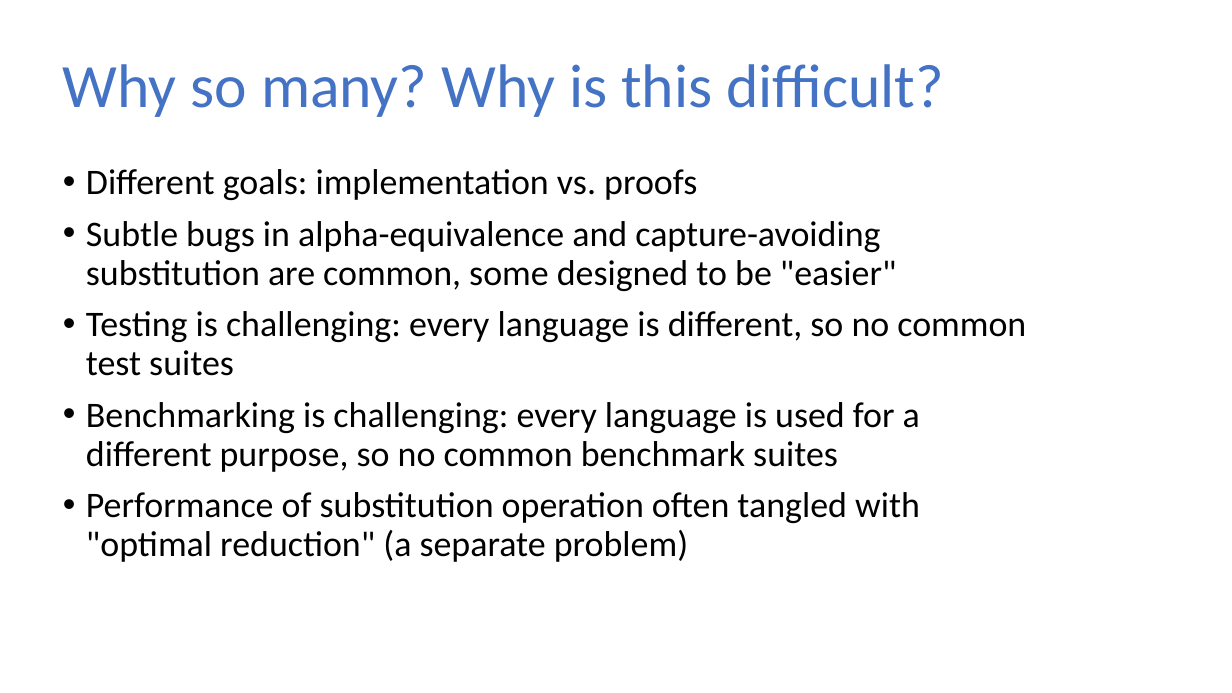
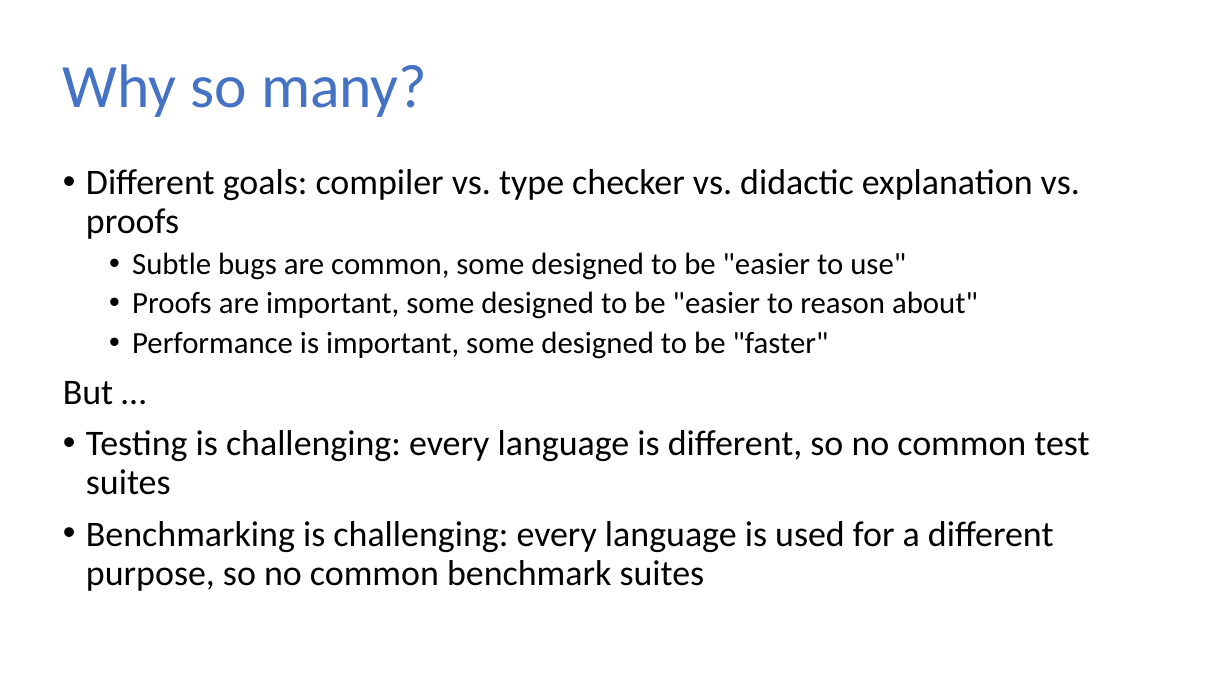
Before and after one commit to sweirich/lambda-n-ways, a slide deck: slide 6 of plclub-2021.pptx. Drawn at 1232x693 pixels with LibreOffice and Linux fonts; fonts in the diff are those of the drawing. Boxes give left, top, right and bottom in pixels: in the first picture for what was removed or moved away, otherwise in the second. Text is boxed around its words. In the diff, an @@ line names an element or a change of style, - is before the commit and + after.

Commit message:
talk

```diff
--- a/plclub-2021.pptx
+++ b/plclub-2021.pptx
@@ title at (63, 64, 427, 117): text changed @@
-Why so many? Why is this difficult?
+Why so many?
@@ text at (63, 169, 1080, 405): text changed; size 21 to 18 pt @@
-• Different goals: implementation vs. proofs
-• Subtle bugs in alpha-equivalence and capture-avoiding substitution are common, some designed to be "easier"
+• Different goals: compiler vs. type checker vs. didactic explanation vs. proofs
+  • Subtle bugs are common, some designed to be "easier to use"
+  • Proofs are important, some designed to be "easier to reason about"
+  • Performance is important, some designed to be "faster"
+But …
@@ text at (86, 492, 920, 562): paragraph removed @@
-• Performance of substitution operation often tangled with "optimal reduction" (a separate problem)
```
Also in this commit, not shown: 3 other slides changed, 10 other files.
